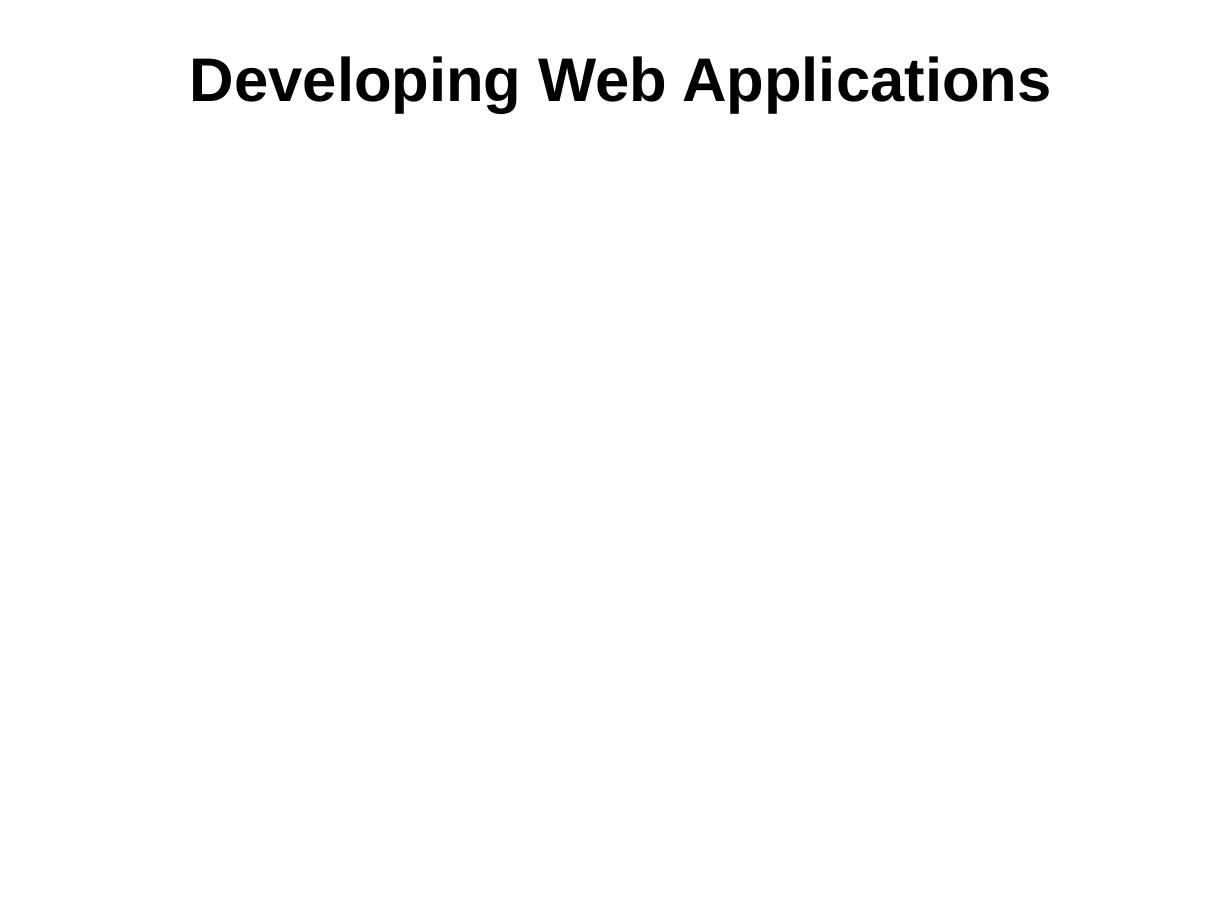
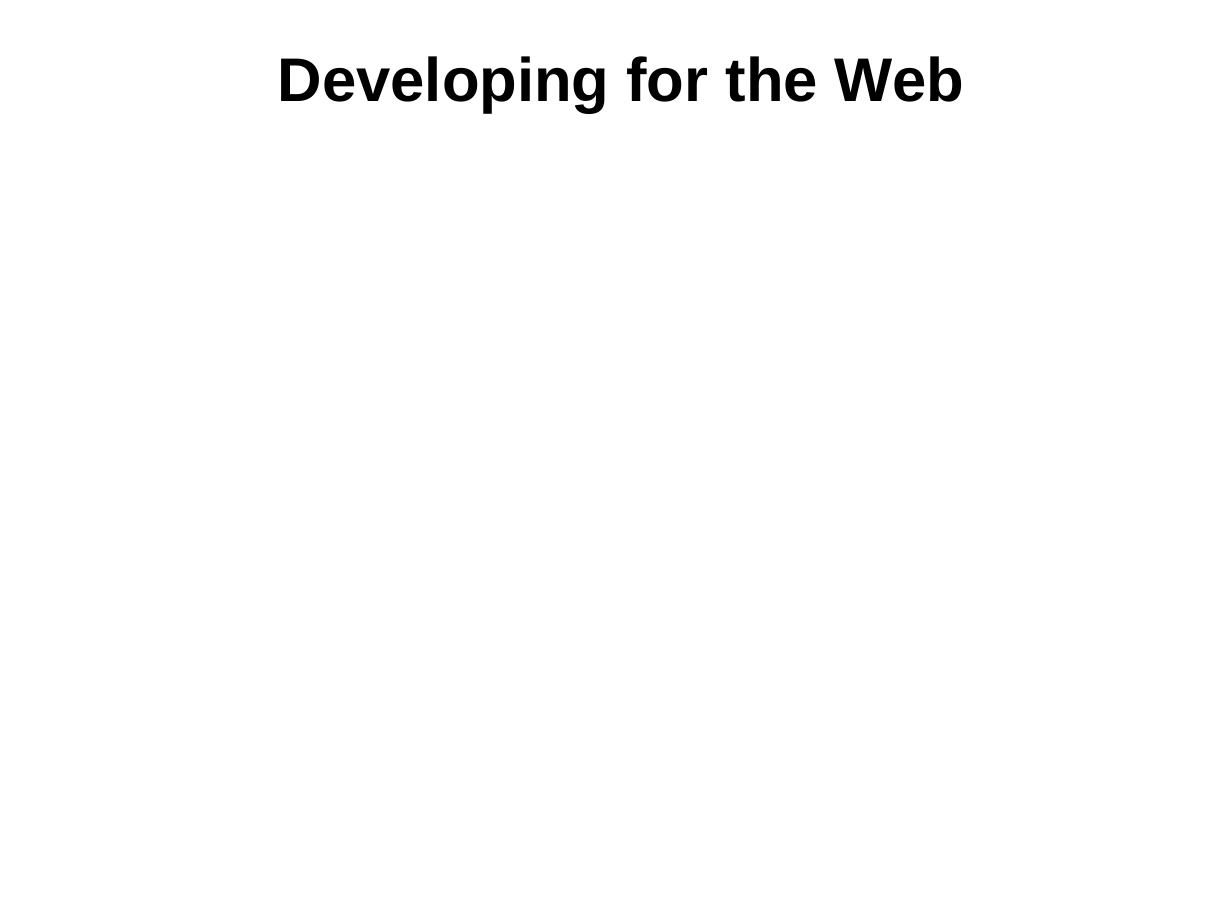
Before and after one commit to jdages/mvc-3-presentation, a slide deck: slide 2 of presentation/ASP .NET MVC 3.pptx. Drawn at 1232x924 pixels with LibreOffice and Linux fonts; fonts in the diff are those of the drawing; background and template pictures are left out. Boxes give left, top, right and bottom in pixels: in the first picture for what was removed or moved away, otherwise in the second. Text is boxed around its words. In the diff, an @@ line names an element or a change of style, - is before the commit and + after.

Commit message:
new presentation

```diff
--- a/presentation/ASP .NET MVC 3.pptx
+++ b/presentation/ASP .NET MVC 3.pptx
@@ text at bbox=[278, 56, 964, 113]: text changed @@
-Developing Web Applications
+Developing for the Web
```
